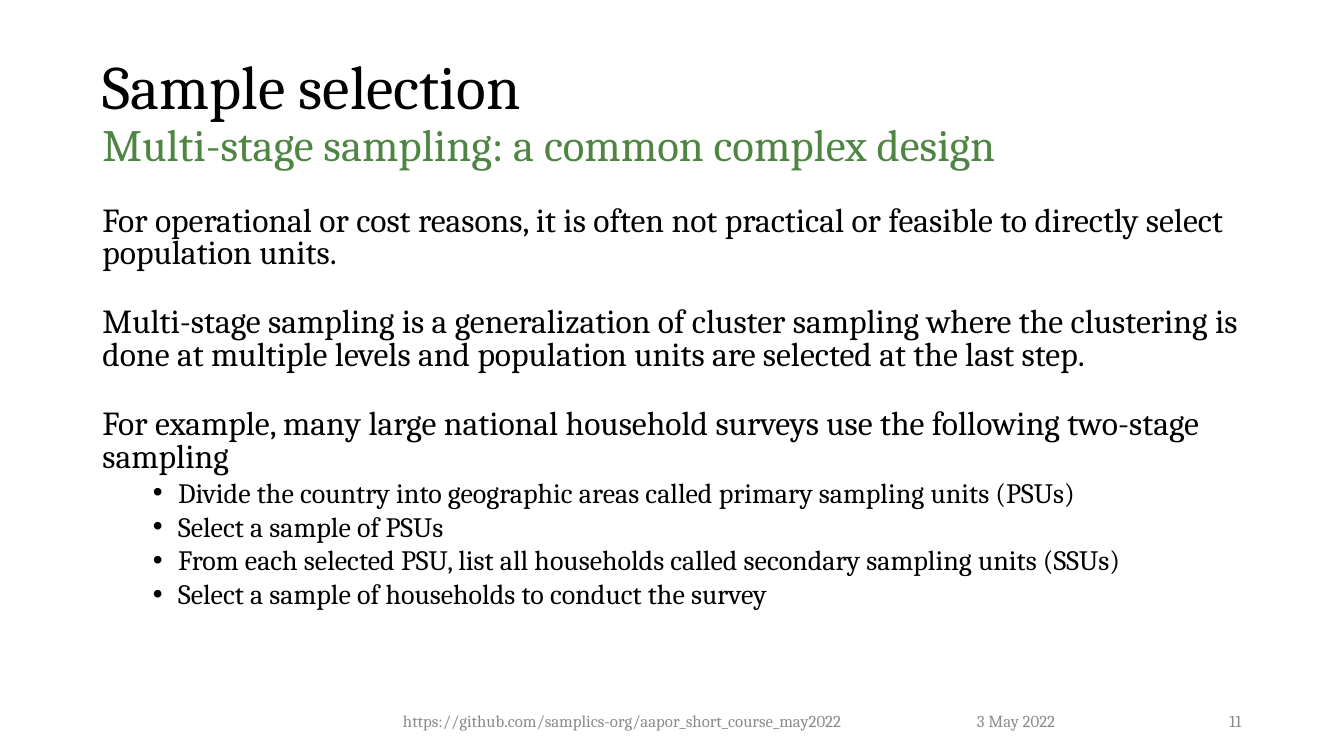
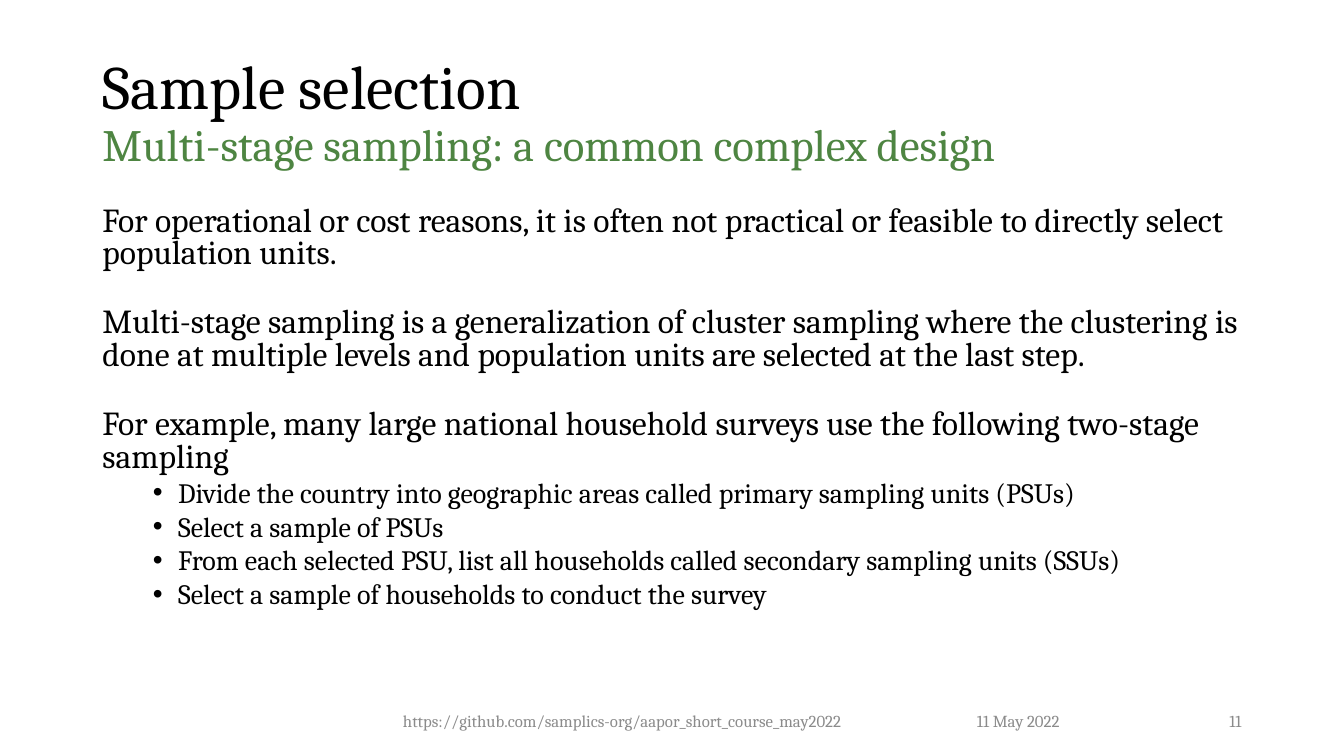
Before and after one commit to dalerhoda/aapor_short_course_may2022, a slide deck: slide 11 of notebooks/4_Introduction_to_Sampling.pptx. Drawn at 1344x756 pixels with LibreOffice and Linux fonts; fonts in the diff are those of the drawing; background and template pictures are left out. Boxes give left, top, right and bottom in pixels: in the first picture for what was removed or moved away, otherwise in the second. Text is boxed around its words. In the diff, an @@ line names an element or a change of style, - is before the commit and + after.

```diff
--- a/notebooks/4_Introduction_to_Sampling.pptx
+++ b/notebooks/4_Introduction_to_Sampling.pptx
@@ text at [977, 716, 1059, 731]: text changed @@
-3 May 2022
+11 May 2022
```
Also in this commit, not shown: 14 other slides changed, 8 other files.
